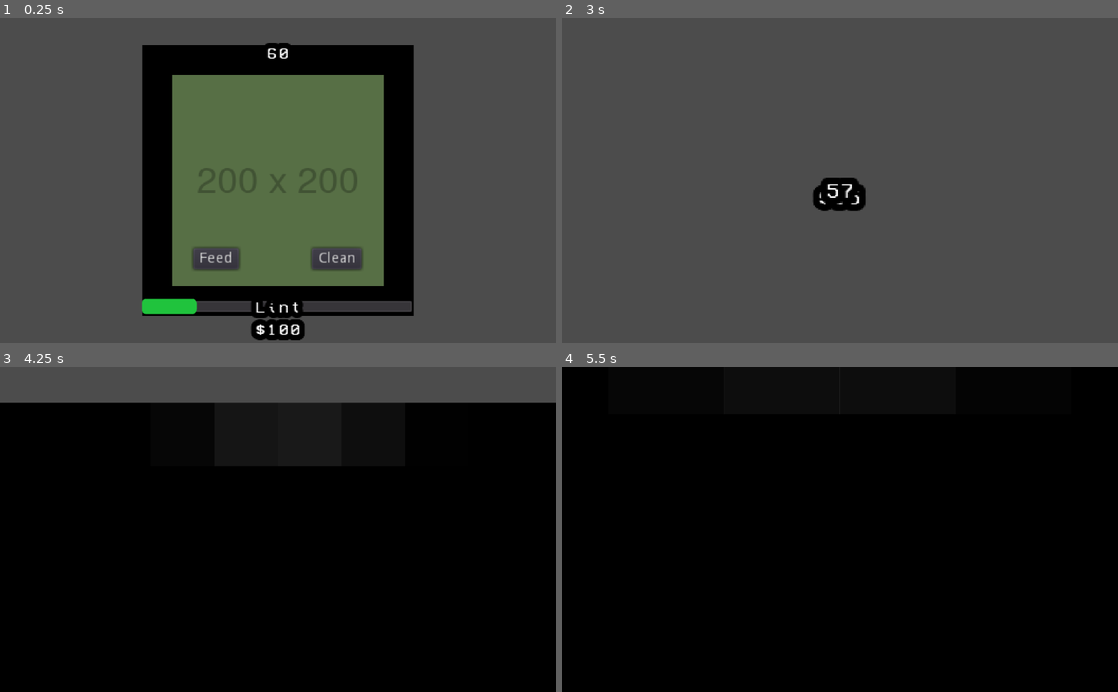
Above: before the commit, frames 1-4 (two rows, left to right).
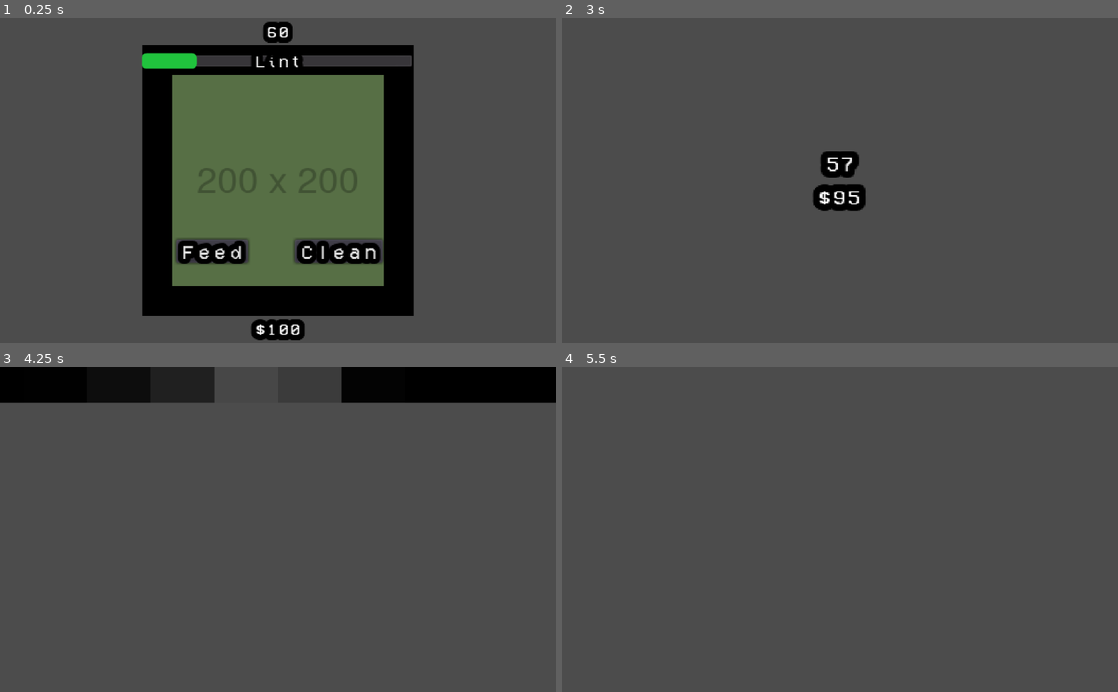
Above: after the commit, the same moments.

Repository: BinRoot/ludum-dare-52
Game: Godot game, scene res://Scenes/DayNightSystem.tscn
Same seed, same stepped clock (60 frames per second), same inputs: the game is played once before the commit and once after it. The engine's default icon, where the game draws it, is replaced by a stand-in: a white triangle on a blue panel in a dark square.
Inputs:
- Up to frame 1 (0.25 s): no input
- Up to frame 2 (3 s): click "Clean" at 0.5 s; click "Feed" at 1.25 s; hold Up (ui_up) 2.03-2.78 s; tap Enter at 2.75 s; hold Down (ui_down) from 2.78 s (still down)
- Up to frame 3 (4.25 s): release Down (ui_down) at 3.53 s; hold Up (ui_up) from 3.53 s (still down)
- Up to frame 4 (5.5 s): tap Space at 4.25 s; release Up (ui_up) at 5.03 s; hold Down (ui_down) from 5.03 s (still down)

The runs differ from the first frame. In frame 1, 6.2% of the frame differs, in the area x 25-75%, y 1-93%; in frame 2, 0.8%; in frame 3, 97%; in frame 4, 100%, in the area x 0-100%, y 0-100%.
Error before the commit: Invalid get index '-1' (on base: 'Array'). (res://Scenes/Grid.gd:63)
Error after the commit: Invalid get index '-1' (on base: 'Array'). (res://Scenes/Grid.gd:68)

Commit message:
added more music

Diff:
--- /dev/null
+++ b/Resources/UIFont2_Small.tres
@@ -0,0 +1,10 @@
+[gd_resource type="DynamicFont" load_steps=2 format=2]
+
+[ext_resource path="res://Assets/Fonts/VCR_OSD_MONO_1.001.ttf" type="DynamicFontData" id=1]
+
+[resource]
+size = 18
+outline_size = 5
+outline_color = Color( 0, 0, 0, 1 )
+extra_spacing_char = 4
+font_data = ExtResource( 1 )
--- a/Scenes/DayNightSystem.gd
+++ b/Scenes/DayNightSystem.gd
@@ -2,6 +2,7 @@
 
 onready var grid_tester = $GridTester
 onready var home = $Home
+onready var home_audio : AudioStreamPlayer = $HomeAudio
 
 enum State {
 	Work,
@@ -31,7 +32,11 @@
 
 func _on_GridTester_on_timeout():
 	current_state = State.Home
+	home_audio.play()
+	get_tree().call_group("day_audio", "stop")
 
 func _on_Home_on_exit():
 	current_state = State.Work
+	home_audio.stop()
+	Globals.day_count += 1
 	grid_tester.init()
--- a/Scenes/DayNightSystem.tscn
+++ b/Scenes/DayNightSystem.tscn
@@ -1,8 +1,9 @@
-[gd_scene load_steps=4 format=2]
+[gd_scene load_steps=5 format=2]
 
 [ext_resource path="res://Scenes/GridTester.tscn" type="PackedScene" id=1]
 [ext_resource path="res://Scenes/DayNightSystem.gd" type="Script" id=2]
 [ext_resource path="res://Scenes/Home.tscn" type="PackedScene" id=3]
+[ext_resource path="res://Assets/Audio/Family Song.mp3" type="AudioStream" id=4]
 
 [node name="DayNightSystem" type="Node2D"]
 script = ExtResource( 2 )
@@ -11,5 +12,8 @@
 
 [node name="Home" parent="." instance=ExtResource( 3 )]
 
+[node name="HomeAudio" type="AudioStreamPlayer" parent="."]
+stream = ExtResource( 4 )
+
 [connection signal="on_timeout" from="GridTester" to="." method="_on_GridTester_on_timeout"]
 [connection signal="on_exit" from="Home" to="." method="_on_Home_on_exit"]
--- a/Scenes/Grid.gd
+++ b/Scenes/Grid.gd
@@ -41,6 +41,14 @@
 func _on_purchased(value):
 	emit_signal("on_purchased", value)
 
+func resume_audio():
+	if num_units > 1:
+		opening_loop.stop()
+		main_loop.play()
+	else:
+		opening_loop.play()
+		main_loop.stop()
+
 func add_grid_unit(i):
 	var grid_unit_inst = grid_unit_scene.instance()
 	grid_unit_holder.add_child(grid_unit_inst)
@@ -54,9 +62,6 @@
 	set_num_units(num_units + 1)
 
 func set_num_units(new_num_units):
-	if new_num_units > 1:
-		opening_loop.stop()
-		main_loop.play()
 	if new_num_units == num_units + 1:
 		add_grid_unit(new_num_units - 1)
 	elif new_num_units == num_units - 1:
@@ -69,3 +74,4 @@
 		for i in range(new_num_units):
 			add_grid_unit(i)
 	num_units = new_num_units
+	resume_audio()
--- a/Scenes/Grid.tscn
+++ b/Scenes/Grid.tscn
@@ -9,8 +9,8 @@
 
 [node name="GridUnitHolder" type="Node2D" parent="."]
 
-[node name="MainLoop" type="AudioStreamPlayer" parent="."]
+[node name="MainLoop" type="AudioStreamPlayer" parent="." groups=["day_audio"]]
 stream = ExtResource( 3 )
 
-[node name="OpeningLoop" type="AudioStreamPlayer" parent="."]
+[node name="OpeningLoop" type="AudioStreamPlayer" parent="." groups=["day_audio"]]
 stream = ExtResource( 2 )
--- a/Scenes/GridTester.gd
+++ b/Scenes/GridTester.gd
@@ -7,6 +7,7 @@
 onready var camera_tween = $CameraTween
 onready var money_label : Label = $Camera2D/Control/Money
 onready var time_left_label : Label = $Camera2D/Control/TimeLeft
+onready var day_count_timer : Timer = $DayCountDown
 
 var time_left = Globals.init_time_left
 
@@ -16,6 +17,8 @@
 
 func init():
 	time_left = Globals.init_time_left
+	grid.resume_audio()
+	day_count_timer.start()
 
 func update_camera(is_instant = false):
 	var new_zoom = Vector2.ONE * max(
@@ -36,7 +39,7 @@
 		camera_tween.start()
 	time_left_label.rect_position = Vector2(
 		-1 * time_left_label.rect_size.x / 2,
-		-new_position.y
+		-new_position.y - 20
 	)
 	time_left_label.get("custom_fonts/font").size = new_zoom.x * 30
 	money_label.rect_position = Vector2(
@@ -76,5 +79,5 @@
 
 func _on_DayCountDown_timeout():
 	time_left -= 1
-	if time_left <= 0:
+	if time_left <= 0 and visible == true:
 		emit_signal("on_timeout")
--- a/Scenes/GridUnit.gd
+++ b/Scenes/GridUnit.gd
@@ -9,7 +9,8 @@
 
 enum State {
 	OCCUPIED,
-	VACANT
+	VACANT,
+	DEAD
 }
 
 onready var prison_cell = $PrisonCell
@@ -36,7 +37,7 @@
 	reset()
 
 func harvest():
-	emit_signal("on_harvest", health)
+	emit_signal("on_harvest", Globals.harvest_earning)
 	health = 0
 	current_state = State.VACANT
 
@@ -61,15 +62,15 @@
 	progress_bar.visible = current_state == State.OCCUPIED
 	prisoner.visible = current_state == State.OCCUPIED
 	feed_button.visible = current_state == State.OCCUPIED
-	poop1.visible = current_state == State.OCCUPIED
-	poop2.visible = current_state == State.OCCUPIED
-	poop3.visible = current_state == State.OCCUPIED
-	clean_button.visible = current_state == State.OCCUPIED
-	harvest_button.visible = current_state == State.OCCUPIED and health > 75
+	poop1.visible = current_state in [State.OCCUPIED, State.DEAD]
+	poop2.visible = current_state in [State.OCCUPIED, State.DEAD]
+	poop3.visible = current_state in [State.OCCUPIED, State.DEAD]
+	clean_button.visible = current_state in [State.OCCUPIED, State.DEAD]
+	harvest_button.visible = current_state == State.OCCUPIED and health > 90
 	buy_button.visible = current_state == State.VACANT
 	buy_button.text = "Buy (${0})".format([Globals.cost_replenish])
 	prisoner.position = prison_cell.size / 2 - prisoner.size / 2
-	if current_state == State.OCCUPIED:
+	if current_state in [State.OCCUPIED, State.DEAD]:
 		update_poop()
 
 func set_size(_new_size):
@@ -80,7 +81,9 @@
 
 
 func _on_HungerTimer_timeout():
-	health = max(health - 5, 0)
+	health = max(health - 5 * num_poop * num_poop, 0)
+	if health <= 0 and current_state == State.OCCUPIED:
+		current_state = State.DEAD
 
 func _on_FeedButton_pressed():
 	feed()
@@ -120,8 +123,11 @@
 
 
 func _on_PoopTimer_timeout():
-	num_poop = min(3, num_poop + 1)
+	if current_state == State.OCCUPIED:
+		num_poop = min(3, num_poop + 1)
 
 
 func _on_CleanButton_pressed():
 	num_poop = 0
+	if current_state == State.DEAD:
+		current_state = State.VACANT
--- a/Scenes/GridUnit.tscn
+++ b/Scenes/GridUnit.tscn
@@ -1,10 +1,11 @@
-[gd_scene load_steps=7 format=2]
+[gd_scene load_steps=8 format=2]
 
 [ext_resource path="res://Scenes/PrisonCell.tscn" type="PackedScene" id=1]
 [ext_resource path="res://Scenes/Prisoner.tscn" type="PackedScene" id=2]
 [ext_resource path="res://Scenes/GridUnit.gd" type="Script" id=3]
 [ext_resource path="res://Scenes/Poop.tscn" type="PackedScene" id=4]
 [ext_resource path="res://Resources/UIFont1.tres" type="DynamicFont" id=5]
+[ext_resource path="res://Resources/UIFont2_Small.tres" type="DynamicFont" id=6]
 
 [sub_resource type="StyleBoxFlat" id=1]
 bg_color = Color( 0.129412, 0.768627, 0.243137, 1 )
@@ -36,23 +37,25 @@
 margin_bottom = 40.0
 
 [node name="FeedButton" type="Button" parent="Control"]
-margin_left = 48.0
-margin_top = 192.0
-margin_right = 91.0
-margin_bottom = 212.0
+margin_left = 32.0
+margin_top = 184.0
+margin_right = 94.0
+margin_bottom = 206.0
+custom_fonts/font = ExtResource( 6 )
 text = "Feed"
 
 [node name="HarvestButton" type="Button" parent="Control"]
-margin_left = 96.0
+margin_left = 72.0
 margin_top = 216.0
-margin_right = 157.0
-margin_bottom = 236.0
+margin_right = 185.0
+margin_bottom = 238.0
+custom_fonts/font = ExtResource( 6 )
 text = "Harvest"
 
 [node name="ProgressBar" type="ProgressBar" parent="Control"]
-margin_top = 240.0
+margin_top = 8.0
 margin_right = 256.0
-margin_bottom = 254.0
+margin_bottom = 22.0
 custom_styles/fg = SubResource( 1 )
 value = 90.0
 percent_visible = false
@@ -69,17 +72,19 @@
 align = 1
 
 [node name="BuyButton" type="Button" parent="Control"]
-margin_left = 96.0
-margin_top = 120.0
-margin_right = 168.0
-margin_bottom = 140.0
+margin_left = 64.0
+margin_top = 112.0
+margin_right = 207.0
+margin_bottom = 134.0
+custom_fonts/font = ExtResource( 6 )
 text = "Buy ($20)"
 
 [node name="CleanButton" type="Button" parent="Control"]
-margin_left = 160.0
-margin_top = 192.0
-margin_right = 207.0
-margin_bottom = 212.0
+margin_left = 144.0
+margin_top = 184.0
+margin_right = 227.0
+margin_bottom = 206.0
+custom_fonts/font = ExtResource( 6 )
 text = "Clean"
 
 [node name="HungerTimer" type="Timer" parent="."]
@@ -87,7 +92,7 @@
 autostart = true
 
 [node name="PoopTimer" type="Timer" parent="."]
-wait_time = 5.0
+wait_time = 8.0
 autostart = true
 
 [connection signal="pressed" from="Control/FeedButton" to="." method="_on_FeedButton_pressed"]
--- a/Scenes/Poop.tscn
+++ b/Scenes/Poop.tscn
@@ -1,10 +1,47 @@
-[gd_scene load_steps=2 format=2]
+[gd_scene load_steps=9 format=2]
 
 [ext_resource path="res://icon.png" type="Texture" id=1]
+[ext_resource path="res://Assets/Sprites/Poop.png" type="Texture" id=2]
+
+[sub_resource type="AtlasTexture" id=1]
+atlas = ExtResource( 2 )
+region = Rect2( 0, 0, 32, 32 )
+
+[sub_resource type="AtlasTexture" id=2]
+atlas = ExtResource( 2 )
+region = Rect2( 32, 0, 32, 32 )
+
+[sub_resource type="AtlasTexture" id=3]
+atlas = ExtResource( 2 )
+region = Rect2( 64, 0, 32, 32 )
+
+[sub_resource type="AtlasTexture" id=4]
+atlas = ExtResource( 2 )
+region = Rect2( 0, 32, 32, 32 )
+
+[sub_resource type="AtlasTexture" id=5]
+atlas = ExtResource( 2 )
+region = Rect2( 32, 32, 32, 32 )
+
+[sub_resource type="SpriteFrames" id=6]
+animations = [ {
+"frames": [ SubResource( 1 ), SubResource( 2 ), SubResource( 3 ), SubResource( 4 ), SubResource( 5 ) ],
+"loop": true,
+"name": "default",
+"speed": 5.0
+} ]
 
 [node name="Poop" type="Node2D"]
 
 [node name="TextureRect" type="TextureRect" parent="."]
+visible = false
 margin_right = 40.0
 margin_bottom = 40.0
 texture = ExtResource( 1 )
+
+[node name="AnimatedSprite" type="AnimatedSprite" parent="."]
+position = Vector2( 8, 0 )
+scale = Vector2( 4, 4 )
+frames = SubResource( 6 )
+frame = 4
+playing = true
--- a/Scripts/Globals.gd
+++ b/Scripts/Globals.gd
@@ -5,6 +5,8 @@
 var cost_feed : int = 5
 var cost_grid_unit : int = 200
 var init_time_left : int = 60
+var day_count : int = 1
+var harvest_earning : int = 200
 
 func _ready():
 	pass
Not shown, added: Assets/Audio/Family Song.mp3.import
Binary file added: Assets/Sprites/Poop.png
Not shown, added: Assets/Sprites/Poop.png.import
Not shown, added: Assets/Audio/Family Song.mp3
Not shown, changed: HTML5/index.html
Not shown, changed: HTML5/ludum-dare-52.pck
